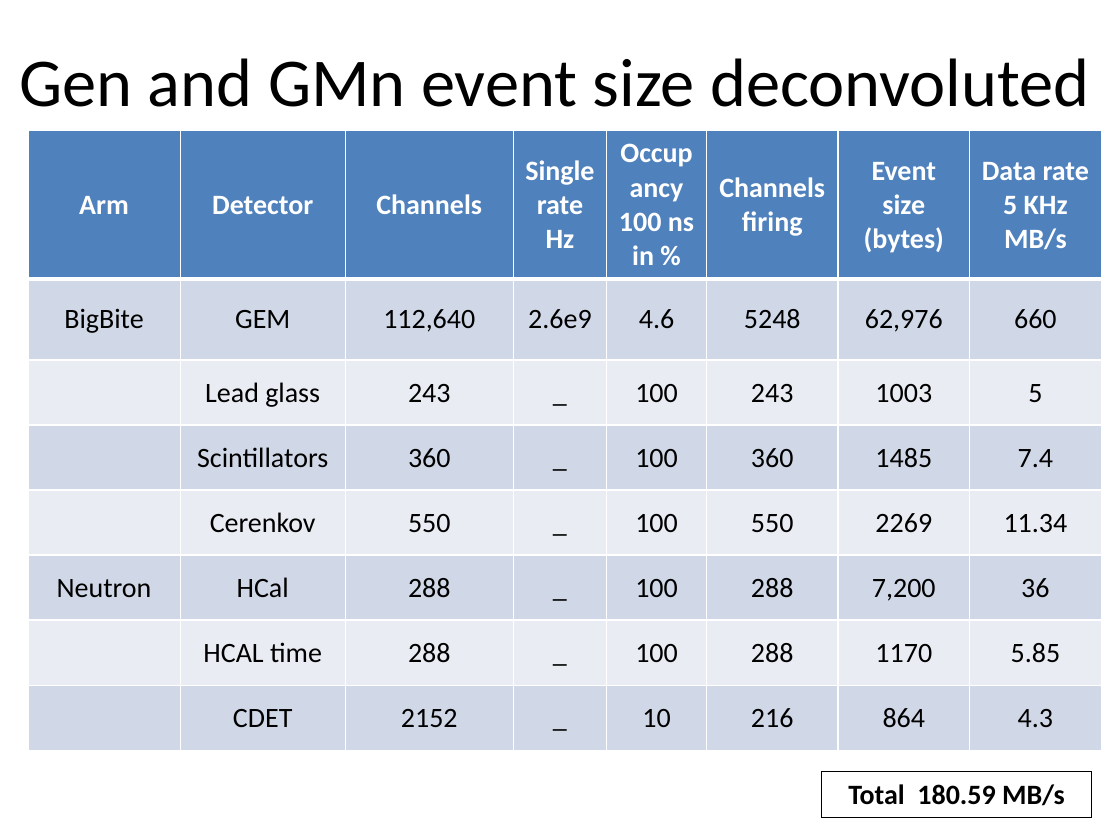
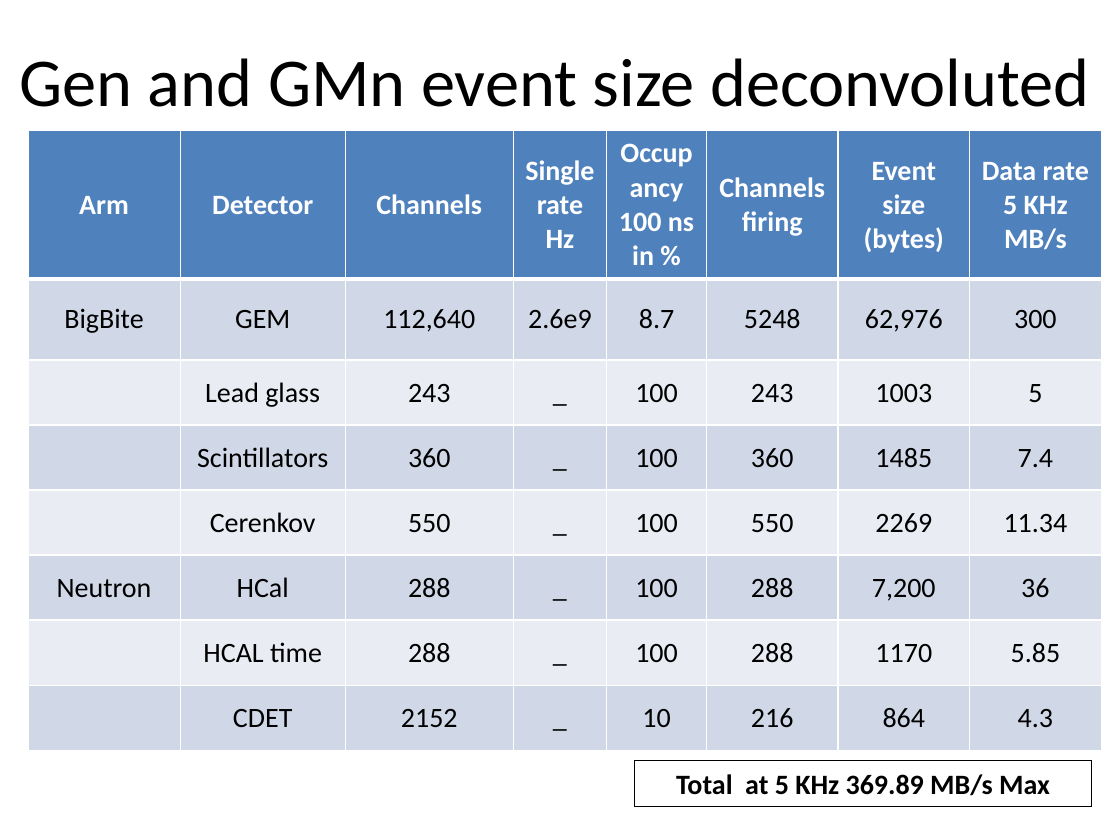
Before and after one commit to bmoffit/sbsdaq, a slide deck: slide 9 of 2015_DOE_Review/Dataflow.pptx. Drawn at 1120x840 pixels with LibreOffice and Linux fonts; fonts in the diff are those of the drawing. Boxes give left, top, right and bottom in pixels: in the first picture for what was removed or moved away, otherwise in the second. Text is boxed around its words. In the diff, an @@ line names an element or a change of style, - is before the commit and + after.

```diff
--- a/2015_DOE_Review/Dataflow.pptx
+++ b/2015_DOE_Review/Dataflow.pptx
@@ table at [28,131,1099,748] @@
-row 2, column 5: 4.6
+row 2, column 5: 8.7
-row 2, column 8: 660
+row 2, column 8: 300
@@ rectangle "Total at 5 KHz 369.89 ...": place and size @@
-rectangle "Total at 5 KHz 369.89 ..." at [821,772,1092,819]
+rectangle "Total at 5 KHz 369.89 ..." at [635,760,1092,805]
@@ text in rectangle at [676,774,1050,796]: text changed @@
-Total 180.59 MB/s
+Total at 5 KHz 369.89 MB/s Max
```
Also in this commit, not shown: 6 other slides changed, 1 slide added, 1 slide removed, 1 other file.
